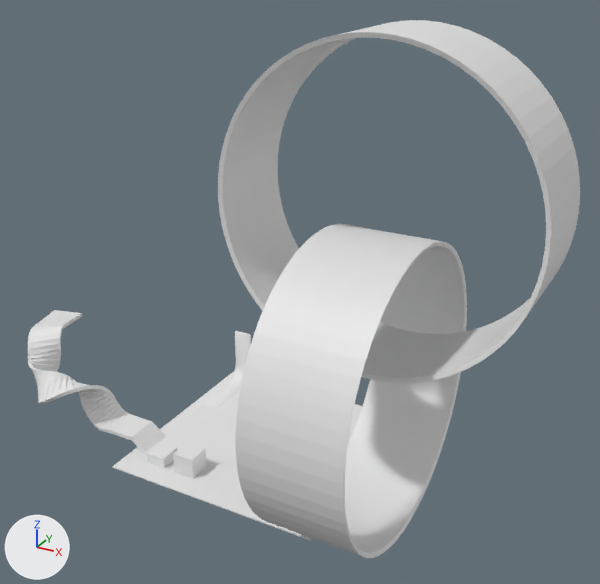
One commit to the Blender file walky_objs.blend: the scene before it, then after it.
Before and after are seen from a 50 mm camera at (68.7, -111.9, 88.0) aimed at (0.6, 11.8, 26.1). Every picture has the same lights, and +X, +Y and +Z are marked at lower left.
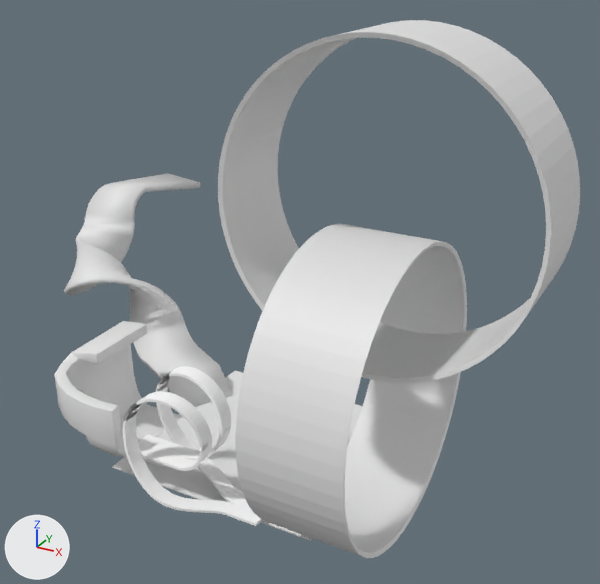
Boxes (x1, y1, x2, y2) around the edits, measured in the pictures (600 x 584 px):
'Cube.006', shading changed, moved, turned, rescaled: before (28, 310, 166, 453); after (64, 173, 233, 407)
'Plane', added: after (54, 321, 183, 458)
'highway.071', added: after (123, 391, 262, 526)
    faces in mat_landtx14_material_22 (white #ffffff): (123, 391, 240, 517)
    faces in mat_landtx14_material_23 (white #ffffff): (123, 406, 262, 526)
    faces in mat_landtx14_material_38 (white #ffffff): (124, 394, 235, 515)
'highway.070', added: after (139, 366, 251, 509)
    faces in mat_landtx14_material_22 (white #ffffff): (159, 366, 246, 505)
    faces in mat_landtx14_material_23 (white #ffffff): (139, 385, 251, 509)
    faces in mat_landtx14_material_38 (white #ffffff): (156, 368, 243, 503)
'Cylinder.001', moved (not visible afterwards): before (205, 331, 251, 408)
'Cube.002', moved: before (173, 443, 206, 479); after (348, 432, 353, 443)

Edits to the bpy script that builds the scene:
```text
Add mat_landtx14_material_38:
    mat_landtx14_material_38 = principled_material('LANDTX14_material_38')
    mat_landtx14_material_38.base_color = (1.0, 1.0, 1.0)  # white #ffffff
    mat_landtx14_material_38.roughness = 1.0
    mat_landtx14_material_38.specular_ior_level = 0.0
Add mat_landtx14_material_23:
    mat_landtx14_material_23 = principled_material('LANDTX14_material_23')
    mat_landtx14_material_23.base_color = (1.0, 1.0, 1.0)  # white #ffffff
    mat_landtx14_material_23.roughness = 1.0
    mat_landtx14_material_23.specular_ior_level = 0.0
Add mat_landtx14_material_22:
    mat_landtx14_material_22 = principled_material('LANDTX14_material_22')
    mat_landtx14_material_22.base_color = (1.0, 1.0, 1.0)  # white #ffffff
    mat_landtx14_material_22.roughness = 1.0
    mat_landtx14_material_22.specular_ior_level = 0.0
Change me_cube:
    where me_cube.from_pydata(...)  # 164 vertices, 162 faces; spans x -30.9..4.1, y -8.0..14.5, z -2.1..14.2
    used by ob_cube_006; location = (-21.4, -10.8, 2.2)
    me_cube part 1: all faces are now shaded smooth (162 of 162 changed)
Add me_plane:
    me_plane.from_pydata(...)  # 60 vertices, 35 faces; spans x -7.5..10.4, y -10.1..13.2, z -6.8..9.5
    me_plane.polygons.foreach_set('use_smooth', [True] * 35)
Add me_highway_071:
    me_highway_071.from_pydata(...)  # 216 vertices, 214 faces; spans x -96.0..53.0, y -226.0..194.0, z -229.0..311.0
    # faces by material slot: [44, 132, 38]
    me_highway_071.materials.append(mat_landtx14_material_38)  # white #ffffff
    me_highway_071.materials.append(mat_landtx14_material_22)  # white #ffffff
    me_highway_071.materials.append(mat_landtx14_material_23)  # white #ffffff
Add me_highway_070:
    me_highway_070.from_pydata(...)  # 216 vertices, 214 faces; spans x -53.0..97.0, y -235.0..205.0, z -229.0..311.0
    # faces by material slot: [44, 132, 38]
    me_highway_070.materials.append(mat_landtx14_material_38)  # white #ffffff
    me_highway_070.materials.append(mat_landtx14_material_22)  # white #ffffff
    me_highway_070.materials.append(mat_landtx14_material_23)  # white #ffffff
Change ob_cube_002:
    ob_cube_002.location: (-7.3, -14.0, 2.0) -> (13.5, 3.1, 2.0)
Change ob_cylinder_001:
    ob_cylinder_001.location: (-16.3, 5.4, -0.4) -> (-12.2, 13.1, -0.4)
Change ob_cube_006:
    ob_cube_006.location: (-21.4, -10.8, 2.2) -> (-24.1, 9.5, 3.9)
    ob_cube_006.rotation_euler: (0.0, 0.0, 0.0) -> (0.0, 0.0, -0.496)  # degrees (0, 0, 0) -> degrees (0, 0, -28)
    ob_cube_006.scale: (1.0, 1.0, 1.0) -> (1.94, 1.94, 1.94)
Add ob_plane:
    ob_plane = bpy.data.objects.new('Plane', me_plane)
    ob_plane.location = (-23.0, -13.6, 7.0)
    _m = ob_plane.modifiers.new('Solidify', 'SOLIDIFY')
    _m.thickness = 2.0
    _m = ob_plane.modifiers.new('Bevel', 'BEVEL')
    _m.segments = 2
Add ob_highway_071:
    ob_highway_071 = bpy.data.objects.new('highway.071', me_highway_071)
    ob_highway_071.location = (-2.7, -22.5, 12.0)
    ob_highway_071.rotation_euler = (1.571, 0.0, 1.569)  # degrees (90, 0, 90)
    ob_highway_071.scale = (0.0466, 0.0466, 0.0466)
Add ob_highway_070:
    ob_highway_070 = bpy.data.objects.new('highway.070', me_highway_070)
    ob_highway_070.location = (-2.7, -17.7, 12.4)
    ob_highway_070.rotation_euler = (1.571, 0.0, 1.569)  # degrees (90, 0, 90)
    ob_highway_070.scale = (0.0466, 0.0466, 0.0466)
```
